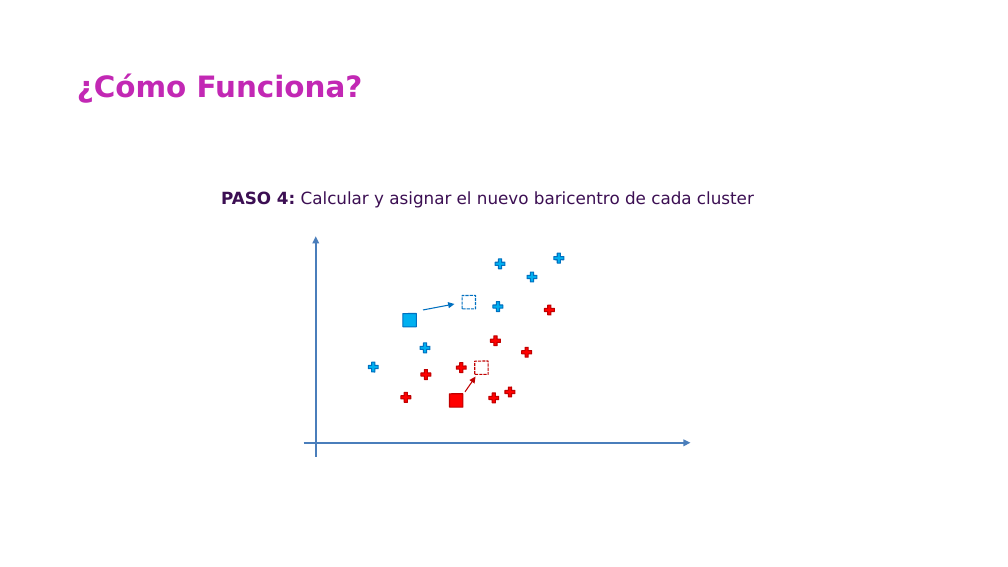
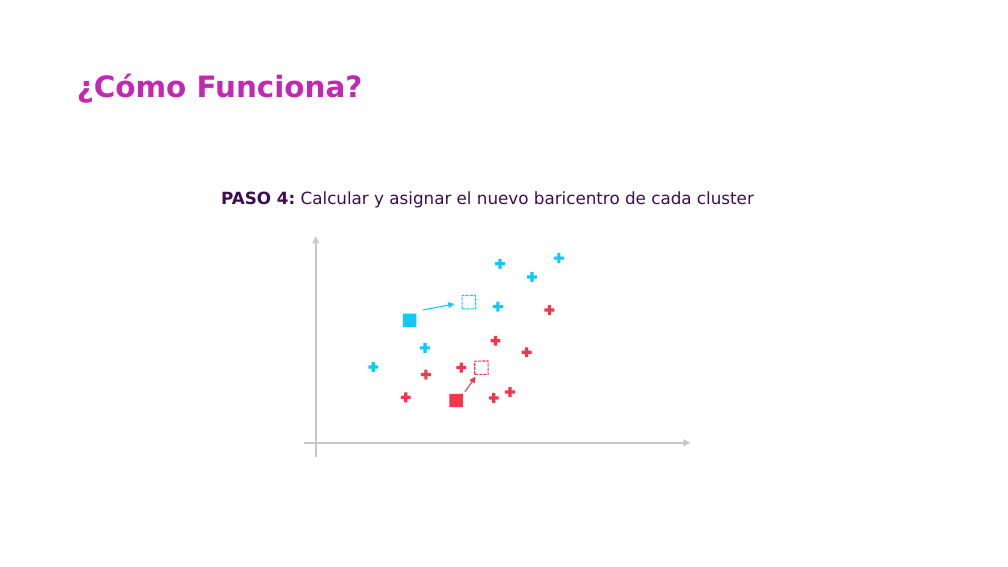
Before and after one commit to csameshiman/Axity_Curso_ML_2023, a slide deck: slide 14 of Diapositivas/Parte 04.Clustering/04_01_K-Means_Clustering.pptx (slide 15 before the commit). Drawn at 1008x567 pixels with LibreOffice and Linux fonts; fonts in the diff are those of the drawing; background and template pictures are left out. Boxes give left, top, right and bottom in pixels: in the first picture for what was removed or moved away, otherwise in the second. Text is boxed around its words. In the diff, an @@ line names an element or a change of style, - is before the commit and + after.

```diff
--- a/Diapositivas/Parte 04.Clustering/04_01_K-Means_Clustering.pptx
+++ b/Diapositivas/Parte 04.Clustering/04_01_K-Means_Clustering.pptx
@@ arrow (316, 457) - (316, 237): stroke #4A7EBB 2.25 pt to #C8C9C7 2.25 pt @@
@@ diamond at (456,289,483,315): outline #0070C0 1 pt dashed to #0DC9FD 1 pt dashed @@
@@ fill #00B0F0 to #0DC9FD; outline #0070C0 1 pt to none in 7 elements at (367,360,380,373), (419,341,431,354), (492,300,505,313), (526,270,539,283), (552,251,565,264), (493,257,506,270), (396,307,423,334) @@
@@ arrow (423, 310) - (454, 304): stroke #0070C0 1 pt to #0DC9FD 1 pt @@
@@ diamond at (468,355,495,381): outline #C00000 1 pt dashed to #F4364C 1 pt dashed @@
@@ fill #FF0000 to #F4364C; outline #C00000 1 pt to none in 9 elements at (543,304,556,316), (400,391,412,403), (489,335,502,347), (503,385,516,398), (419,368,432,381), (455,361,468,374), (487,391,500,404), (521,346,533,359), (443,387,470,414) @@
@@ arrow (465, 392) - (476, 377): stroke #C00000 1 pt to #F4364C 1 pt @@
@@ arrow (304, 443) - (690, 443): stroke #4A7EBB 2.25 pt to #C8C9C7 2.25 pt @@
```
Also in this commit, not shown: 24 other slides changed, 13 slides removed.
